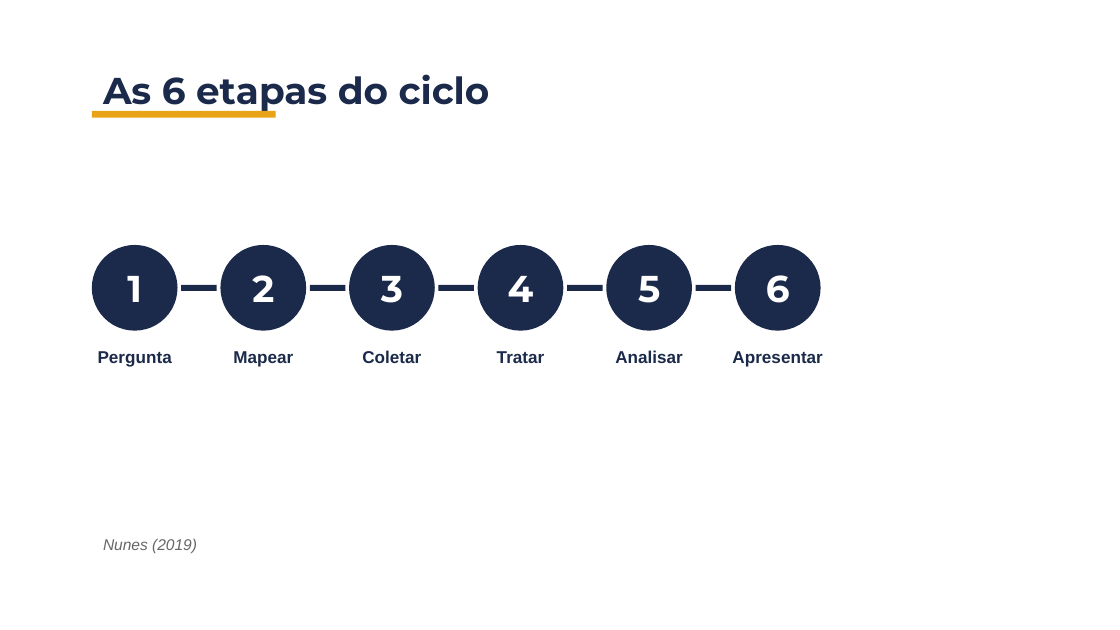
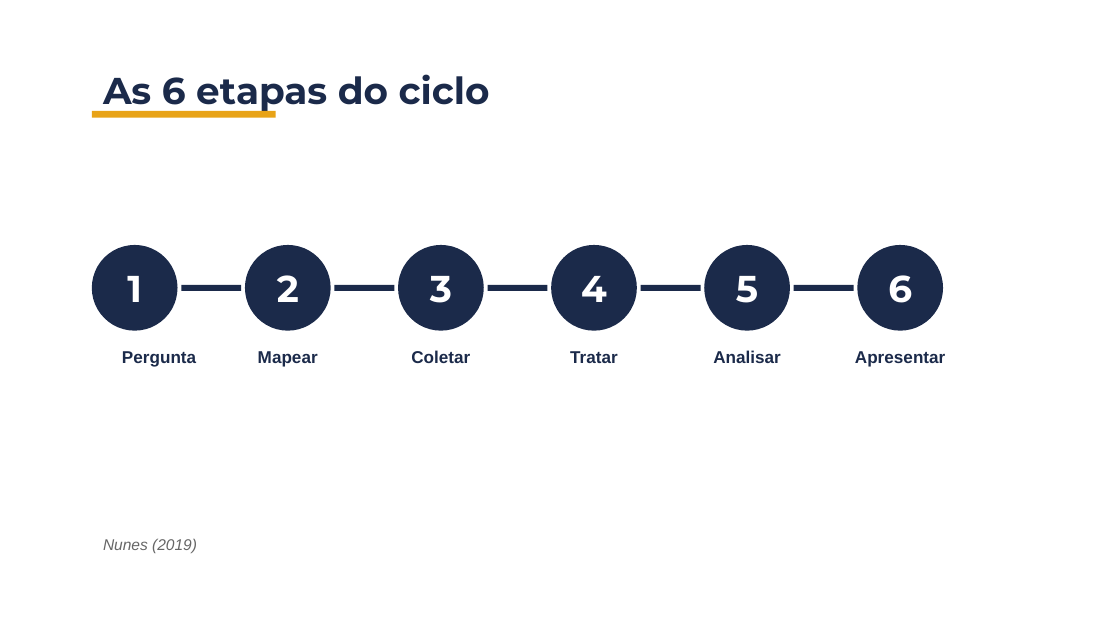
Before and after one commit to BrunoDaleffi/ibmec, a slide deck: slide 13 of jurimetria/aulas/aula_02/slides/aula2_bloco1_jurimetria.pptx. Drawn at 1120x630 pixels with LibreOffice and Linux fonts; fonts in the diff are those of the drawing; background and template pictures are left out. Boxes give left, top, right and bottom in pixels: in the first picture for what was removed or moved away, otherwise in the second. Text is boxed around its words. In the diff, an @@ line names an element or a change of style, - is before the commit and + after.

```diff
--- a/jurimetria/aulas/aula_02/slides/aula2_bloco1_jurimetria.pptx
+++ b/jurimetria/aulas/aula_02/slides/aula2_bloco1_jurimetria.pptx
@@ ellipse "2": place and size @@
-ellipse "2" at box(221, 245, 307, 332)
+ellipse "2" at box(245, 245, 332, 332)
@@ ellipse "3": place and size @@
-ellipse "3" at box(349, 245, 436, 332)
+ellipse "3" at box(398, 245, 484, 332)
@@ ellipse "4": place and size @@
-ellipse "4" at box(478, 245, 564, 332)
+ellipse "4" at box(551, 245, 637, 332)
@@ ellipse "5": place and size @@
-ellipse "5" at box(606, 245, 692, 332)
+ellipse "5" at box(704, 245, 791, 332)
@@ ellipse "6": place and size @@
-ellipse "6" at box(735, 245, 821, 332)
+ellipse "6" at box(858, 245, 944, 332)
@@ rectangle: place and size @@
-rectangle at box(181, 284, 217, 290)
+rectangle at box(181, 284, 242, 290)
@@ rectangle: place and size @@
-rectangle at box(310, 284, 346, 290)
+rectangle at box(335, 284, 395, 290)
@@ rectangle: place and size @@
-rectangle at box(439, 284, 475, 290)
+rectangle at box(487, 284, 548, 290)
@@ rectangle: place and size @@
-rectangle at box(567, 284, 603, 290)
+rectangle at box(641, 284, 701, 290)
@@ rectangle: place and size @@
-rectangle at box(696, 284, 731, 290)
+rectangle at box(794, 284, 855, 290)
@@ text "Pergunta": place and size @@
-text "Pergunta" at box(98, 351, 172, 367)
+text "Pergunta" at box(122, 351, 196, 367)
@@ text "Mapear": place and size @@
-text "Mapear" at box(233, 351, 293, 367)
+text "Mapear" at box(258, 351, 318, 367)
@@ text "Coletar": place and size @@
-text "Coletar" at box(362, 350, 421, 363)
+text "Coletar" at box(411, 350, 470, 363)
@@ text "Tratar": place and size @@
-text "Tratar" at box(497, 351, 545, 363)
+text "Tratar" at box(570, 351, 618, 363)
@@ text "Analisar": place and size @@
-text "Analisar" at box(615, 350, 683, 363)
+text "Analisar" at box(713, 350, 781, 363)
@@ text "Apresentar": place and size @@
-text "Apresentar" at box(732, 351, 822, 367)
+text "Apresentar" at box(855, 351, 945, 367)
```
Also in this commit, not shown: 36 other slides changed, 1 slide added, 11 other files.
